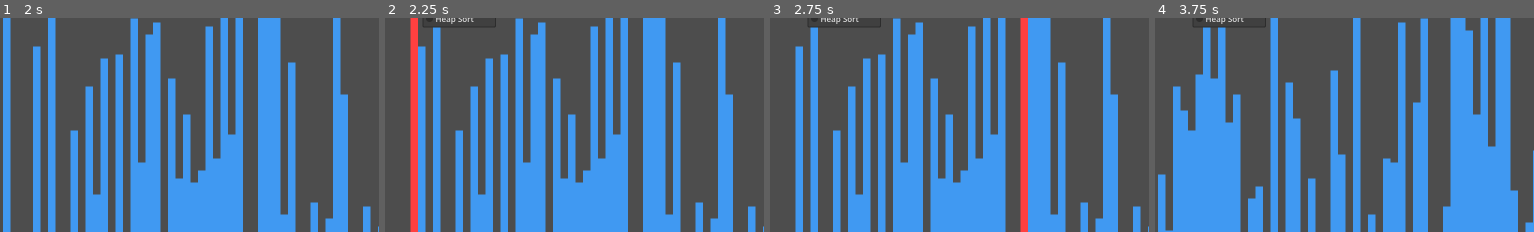
Above: before the commit, frames 1-4 (left to right).
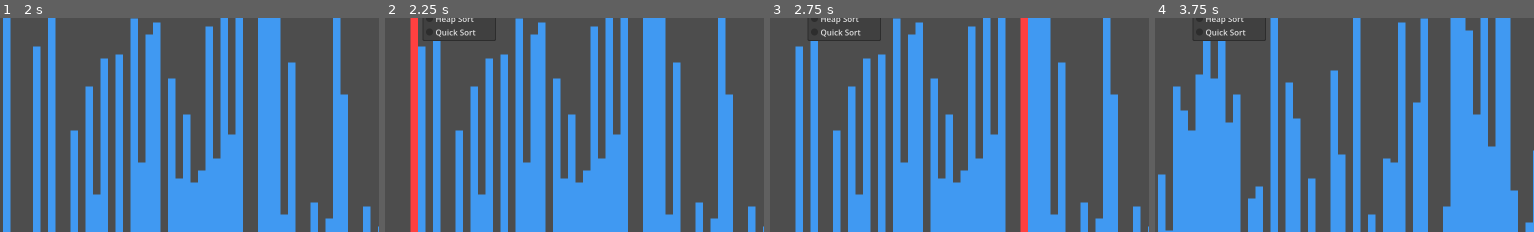
Above: after the commit, the same moments.

Repository: jiro4989/sort_visualizer
Game: Godot game, scene res://src/main.tscn
Two runs of this game, one before a commit and one after it. Both use one fixed random seed, a clock stepped at 60 frames per second and the inputs below.
Inputs:
- Up to frame 1 (2 s): click "Run Sort" at 0.5 s; click "Shuffle" at 1.25 s
- Up to frame 2 (2.25 s): click "Bubble Sort" at 2 s
- Up to frame 3 (2.75 s): no input
- Up to frame 4 (3.75 s): click "Shuffle" at 2.75 s; click "Bubble Sort" at 3.5 s
The pictures show only the part of the screen within x 0-50%, y 22-72%; the shares and areas given below are measured in that part.

Frame 1 is identical in both runs. In frame 2, 0.4% of the frame differs, in the area x 10-30%, y 4-11%; in frame 3, 0.4%; in frame 4, 0.5%.

Commit message:
feat: quick sort を実装

Diff:
--- a/src/main.gd
+++ b/src/main.gd
@@ -54,6 +54,8 @@
 			shell_sort()
 		"Heap Sort":
 			heap_sort()
+		"Quick Sort":
+			quick_sort()
 
 ## 指定したインデックスの Panel の背景色を変更する。
 func highlight_panel(selected_index: int) -> void:
@@ -292,3 +294,51 @@
 		await get_tree().create_timer(SLEEP_TIME).timeout
 
 		await _heapify(heap_size, largest, start_time, loop_count_box)
+
+## クイックソートを実行する。
+func quick_sort() -> void:
+	var start_time: float = Time.get_ticks_msec()
+	var loop_count_box: Array[int] = [0]
+
+	if sort_values.size() > 1:
+		await _quick_sort_range(0, sort_values.size() - 1, start_time, loop_count_box)
+
+	highlight_panel(-1)
+	status_label.text = create_status_text("Done", start_time, loop_count_box[0])
+
+func _quick_sort_range(low: int, high: int, start_time: float, loop_count_box: Array[int]) -> void:
+	if low >= high:
+		return
+
+	var pivot_index: int = await _partition(low, high, start_time, loop_count_box)
+	await _quick_sort_range(low, pivot_index - 1, start_time, loop_count_box)
+	await _quick_sort_range(pivot_index + 1, high, start_time, loop_count_box)
+
+func _partition(low: int, high: int, start_time: float, loop_count_box: Array[int]) -> int:
+	var pivot_value: int = sort_values[high].get_value()
+	var store_index: int = low
+
+	for scan_index in range(low, high):
+		loop_count_box[0] += 1
+		highlight_panel(scan_index)
+		status_label.text = create_status_text("Running", start_time, loop_count_box[0])
+		await get_tree().create_timer(SLEEP_TIME).timeout
+
+		if sort_values[scan_index].get_value() <= pivot_value:
+			if store_index != scan_index:
+				var temp: int = sort_values[store_index].get_value()
+				sort_values[store_index].set_value(sort_values[scan_index].get_value())
+				sort_values[scan_index].set_value(temp)
+			store_index += 1
+
+	loop_count_box[0] += 1
+	highlight_panel(store_index)
+	status_label.text = create_status_text("Running", start_time, loop_count_box[0])
+	await get_tree().create_timer(SLEEP_TIME).timeout
+
+	if store_index != high:
+		var temp: int = sort_values[store_index].get_value()
+		sort_values[store_index].set_value(sort_values[high].get_value())
+		sort_values[high].set_value(temp)
+
+	return store_index
--- a/src/main.tscn
+++ b/src/main.tscn
@@ -27,7 +27,7 @@
 [node name="SelectSortOption" type="OptionButton" parent="MarginContainer/VBoxContainer/HBoxContainer" unique_id=667707412]
 layout_mode = 2
 selected = 0
-item_count = 6
+item_count = 7
 popup/item_0/text = "Bubble Sort"
 popup/item_0/id = 0
 popup/item_1/text = "Merge Sort"
@@ -40,6 +40,8 @@
 popup/item_4/id = 4
 popup/item_5/text = "Heap Sort"
 popup/item_5/id = 5
+popup/item_6/text = "Quick Sort"
+popup/item_6/id = 6
 
 [node name="RunSortButton" type="Button" parent="MarginContainer/VBoxContainer/HBoxContainer" unique_id=160608520]
 layout_mode = 2
